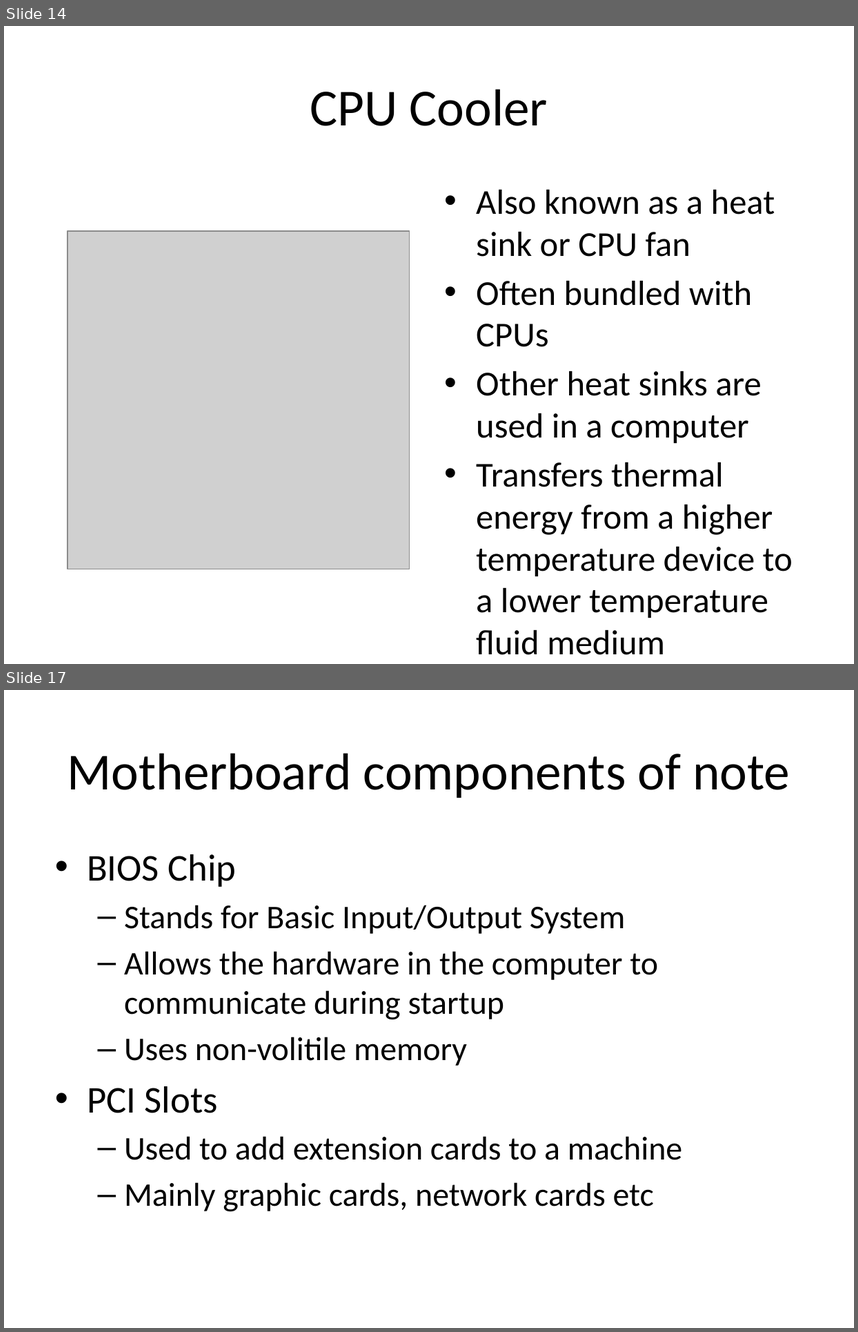
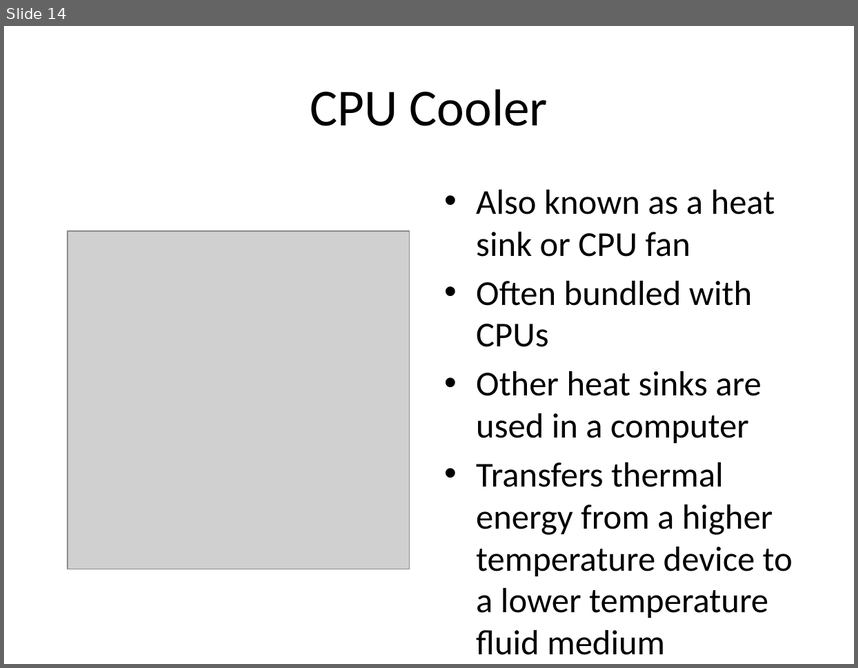
Before and after one commit to bstack/itt, a slide deck: architecture_os_and_networking/computer_architecture/Computer_anatomy_004.pptx. Shown one above the other, each under a label of ours: slides 14 and 17 before the commit, slide 14 after it; the slides between them are not shown. The pictures are 858x1332 and 858x668 pixels, drawn with LibreOffice and Linux fonts; fonts in the diff are those of the drawing; grey boxes stand for pictures. Boxes give left, top, right and bottom in pixels: in the first picture for what was removed or moved away, otherwise in the second. Text is boxed around its words. In the diff, an @@ line names an element or a change of style, - is before the commit and + after.

Commit message:
Added Motherboards lecture

```diff
--- a/architecture_os_and_networking/computer_architecture/Computer_anatomy_004.pptx
+++ b/architecture_os_and_networking/computer_architecture/Computer_anatomy_004.pptx
@@ slide 17 removed at [4,690,854,1328], background #FFFFFF @@
@@ title removed at [67,753,790,798] @@
-Motherboard components of note
@@ text removed at [87,854,682,1212] @@
-• BIOS Chip
-  – Stands for Basic Input/Output System
-  – Allows the hardware in the computer to communicate during startup
-  – Uses non-volitile memory
-• PCI Slots
-  – Used to add extension cards to a machine
-  – Mainly graphic cards, network cards etc
```
Also in this commit, not shown: 6 other slides removed, 1 other file.
